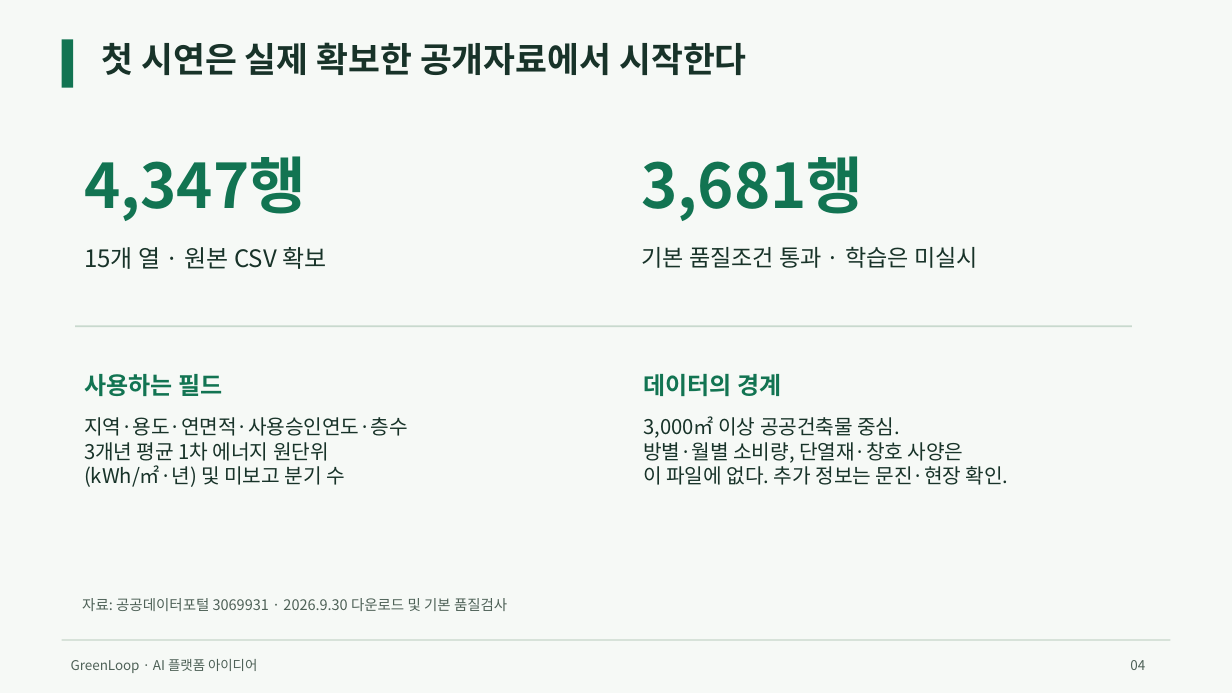
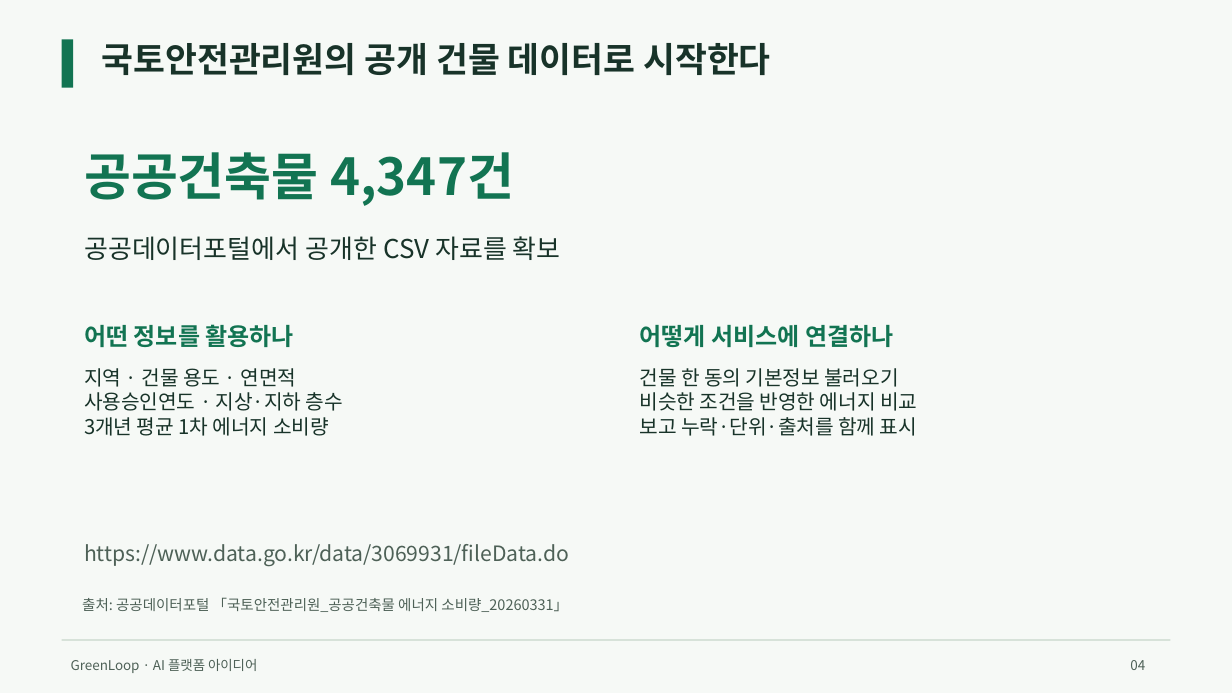
Before and after one commit to jeongiryang/green-remodeling-ai-2026, a slide deck: slide 4 of deliverables/final/GreenLoop_아이디어제안서.pptx. Drawn at 1232x693 pixels with LibreOffice and Linux fonts; fonts in the diff are those of the drawing. Boxes give left, top, right and bottom in pixels: in the first picture for what was removed or moved away, otherwise in the second. Text is boxed around its words. In the diff, an @@ line names an element or a change of style, - is before the commit and + after.

```diff
--- a/deliverables/final/GreenLoop_아이디어제안서.pptx
+++ b/deliverables/final/GreenLoop_아이디어제안서.pptx
@@ text at (101,43,771,75): text changed @@
-첫 시연은 실제 확보한 공개자료에서 시작한다
+국토안전관리원의 공개 건물 데이터로 시작한다
@@ text at (84,152,514,206): text changed; size 48 to 39.8 pt @@
-4,347행
+공공건축물 4,347건
@@ text removed at (641,156,863,221) @@
-3,681행
@@ text at (84,236,561,260): text changed; size 18.8 to 20.2 pt @@
-15개 열 · 원본 CSV 확보
+공공데이터포털에서 공개한 CSV 자료를 확보
@@ text removed at (641,246,978,268) @@
-기본 품질조건 통과 · 학습은 미실시
@@ rectangle removed at (75,325,1132,327) @@
@@ text added at (84,324,294,347), 18.8 pt, text #127452, bold @@
+어떤 정보를 활용하나
@@ text added at (640,325,893,347), 18.8 pt, text #127452, bold @@
+어떻게 서비스에 연결하나
@@ text at (84,368,343,436): text changed @@
-지역·용도·연면적·사용승인연도·층수
-3개년 평균 1차 에너지 원단위
-(kWh/㎡·년) 및 미보고 분기 수
+지역 · 건물 용도 · 연면적
+사용승인연도 · 지상·지하 층수
+3개년 평균 1차 에너지 소비량
@@ text removed at (84,374,222,396) @@
-사용하는 필드
@@ text added at (640,368,917,436), 15.8 pt, text #183329 @@
+건물 한 동의 기본정보 불러오기
+비슷한 조건을 반영한 에너지 비교
+보고 누락·단위·출처를 함께 표시
@@ text removed at (643,374,781,396) @@
-데이터의 경계
@@ text removed at (643,416,1009,485) @@
-3,000㎡ 이상 공공건축물 중심.
-방별·월별 소비량, 단열재·창호 사양은
-이 파일에 없다. 추가 정보는 문진·현장 확인.
@@ text added at (84,544,569,567), 16.5 pt, text #4E6157 @@
+https://www.data.go.kr/data/3069931/fileData.do
@@ text at (82,597,568,612): text changed @@
-자료: 공공데이터포털 3069931 · 2026.9.30 다운로드 및 기본 품질검사
+출처: 공공데이터포털 「국토안전관리원_공공건축물 에너지 소비량_20260331」
```
Also in this commit, not shown: 10 other slides changed, 1 slide added, 1 slide removed, 17 other files.
